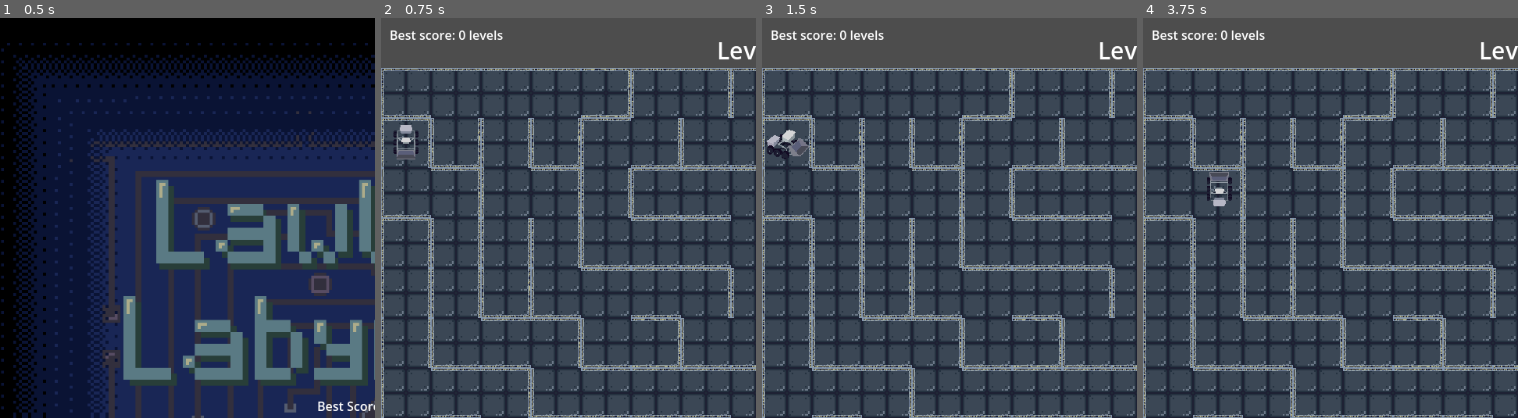
Above: before the commit, frames 1-4 (left to right).
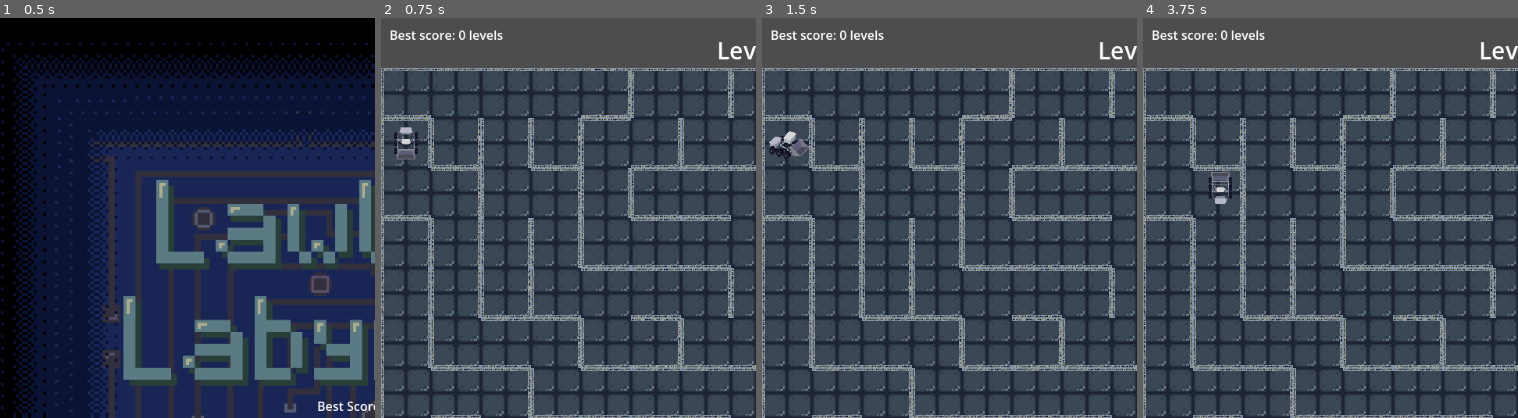
Above: after the commit, the same moments.

Repository: gkim14/CS471_LawlorsLabyrinth
Game: Godot game, scene res://scenes/StartScreen.tscn
The game is run twice, just before and just after one commit, with the same random seed, the same clock (stepped at 60 frames per second) and the same inputs.
Inputs:
- Up to frame 1 (0.5 s): no input
- Up to frame 2 (0.75 s): click "Play" at 0.5 s
- Up to frame 3 (1.5 s): tap Enter at 1.25 s; hold D (right) from 1.28 s (still down)
- Up to frame 4 (3.75 s): tap Space at 2, 3.5 s; release D (right) at 2.03 s; hold S (down) 2.03-2.78 s; tap Enter at 2.75 s; hold D (right) 2.78-3.53 s; hold W (up) from 3.53 s (still down)
The pictures show only the part of the screen within x 0-50%, y 0-50%; the shares and areas given below are measured in that part.

Frame 1 is identical in both runs. In frame 2, 0.2% of the frame differs, in the area x 3-11%, y 26-35%; in frame 3, 0.2%; in frame 4, 0.2%, in the area x 17-24%, y 38-48%.

Commit message:
adjusted player speed

Diff:
--- a/scenes/Player.tscn
+++ b/scenes/Player.tscn
@@ -28,18 +28,18 @@
 
 [node name="Player" type="CharacterBody2D" groups=["Player"]]
 process_mode = 1
-scale = Vector2(0.4691286, 0.50580704)
+scale = Vector2(0.44246358, 0.47705725)
 collision_layer = 2
 script = ExtResource("2_3li8b")
 metadata/_edit_group_ = true
 
 [node name="Sprite2D" type="AnimatedSprite2D" parent="."]
 texture_filter = 1
-position = Vector2(0, -0.98851657)
+position = Vector2(0, 1.107668)
 scale = Vector2(1.5610025, 1.5670167)
 sprite_frames = SubResource("SpriteFrames_mdl7e")
 animation = &"UpDown"
 
 [node name="LeftRight" type="CollisionShape2D" parent="."]
-position = Vector2(-1.4078119, -1.9770399)
+position = Vector2(-1.4078116, 0.11914444)
 shape = SubResource("RectangleShape2D_mdl7e")
--- a/scripts/lawlor.gd
+++ b/scripts/lawlor.gd
@@ -3,7 +3,7 @@
 @onready var layer: TileMapLayer = get_parent().get_parent().get_node("TileMapLayer")
 @onready var agent: NavigationAgent2D = $NavigationAgent2D
 var target
-var SPEED = 410
+var SPEED = 400
 
 func _ready() -> void:
 	@warning_ignore("integer_division")
--- a/scripts/player_script.gd
+++ b/scripts/player_script.gd
@@ -1,6 +1,6 @@
 extends CharacterBody2D
 
-var speed = 400
+var speed = 405
 var rotation_speed = 10
 
 @onready var _animated_sprite = $Sprite2D
